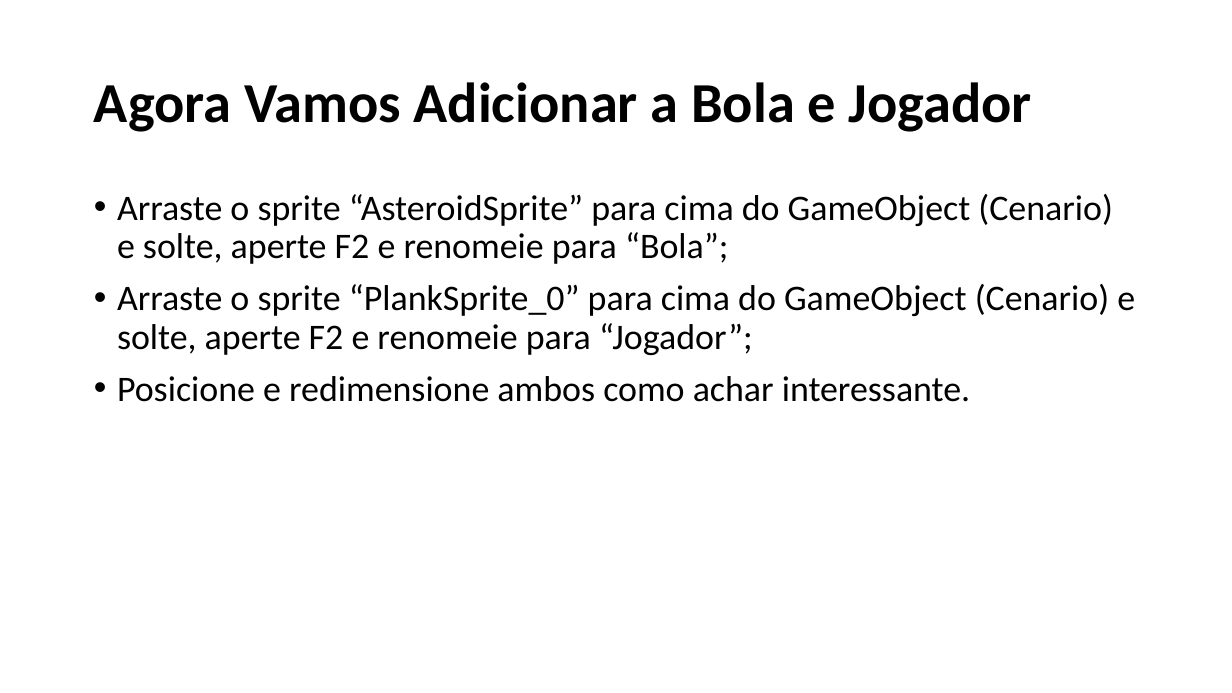
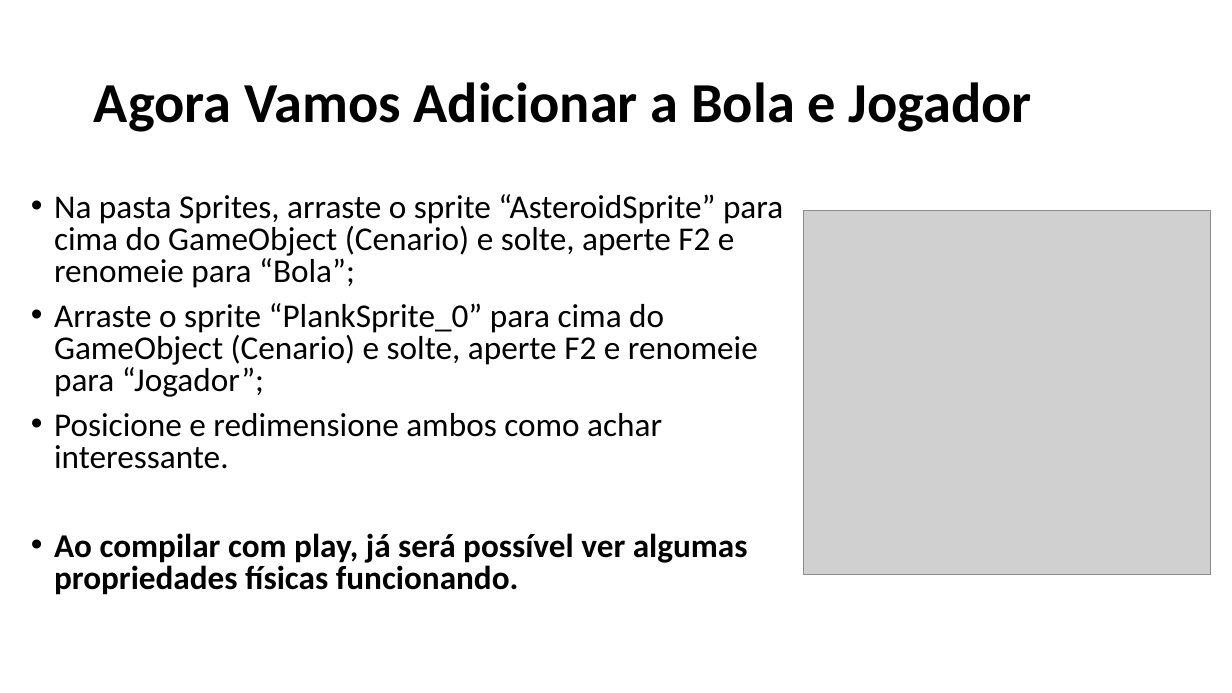
Before and after one commit to fmflavio/page, a slide deck: slide 12 of downloads/Arcanoid Generico.pptx (slide 11 before the commit). Drawn at 1232x693 pixels with LibreOffice and Linux fonts; fonts in the diff are those of the drawing; grey boxes stand for pictures. Boxes give left, top, right and bottom in pixels: in the first picture for what was removed or moved away, otherwise in the second. Text is boxed around its words. In the diff, an @@ line names an element or a change of style, - is before the commit and + after.

```diff
--- a/downloads/Arcanoid Generico.pptx
+++ b/downloads/Arcanoid Generico.pptx
@@ text "Na pasta Sprites, arraste o ...": place and size @@
-text "Na pasta Sprites, arraste o ..." at box(117, 194, 1135, 402)
+text "Na pasta Sprites, arraste o ..." at box(54, 194, 783, 595)
@@ text at box(54, 194, 783, 288): text changed; size 28 to 25.9 pt @@
-• Arraste o sprite “AsteroidSprite” para cima do GameObject (Cenario) e solte, aperte F2 e renomeie para “Bola”;
+• Na pasta Sprites, arraste o sprite “AsteroidSprite” para cima do GameObject (Cenario) e solte, aperte F2 e renomeie para “Bola”;
@@ picture added at box(804, 211, 1211, 574) @@
@@ text at box(54, 303, 758, 469): size 28 to 25.9 pt in "Arraste o sprite “PlankSprite_0” para cima do ...", "Posicione e redimensione ambos como achar interessante."; line spacing 0.9 to 0.8 @@
@@ text at box(54, 533, 748, 595): paragraph added @@
+• Ao compilar com play, já será possível ver algumas propriedades físicas funcionando.
```
Also in this commit, not shown: 9 other slides changed, 1 slide added, 2 other files.
